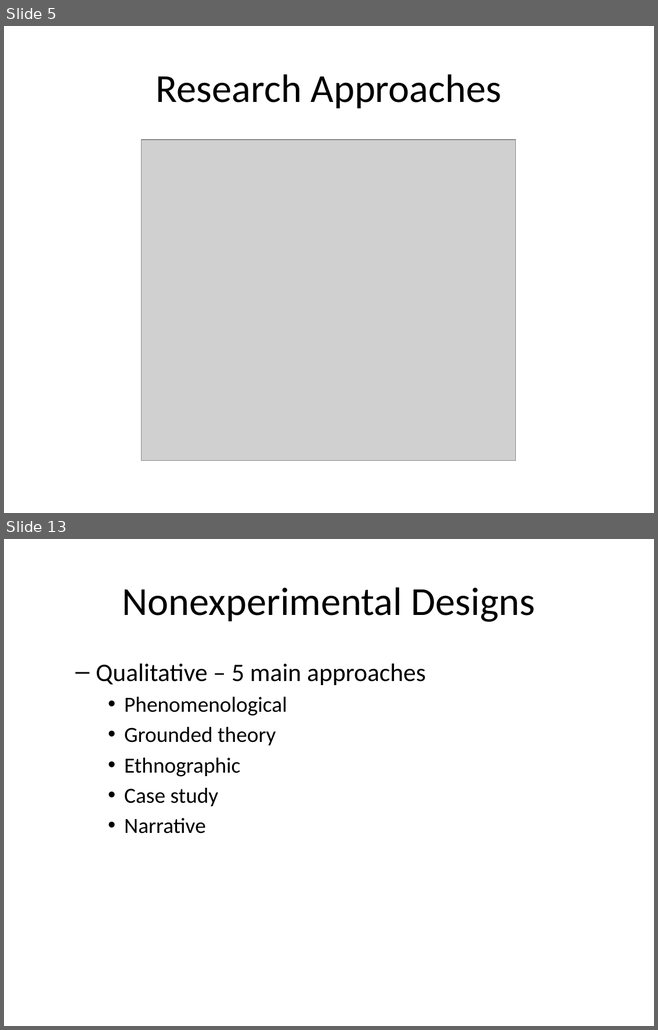
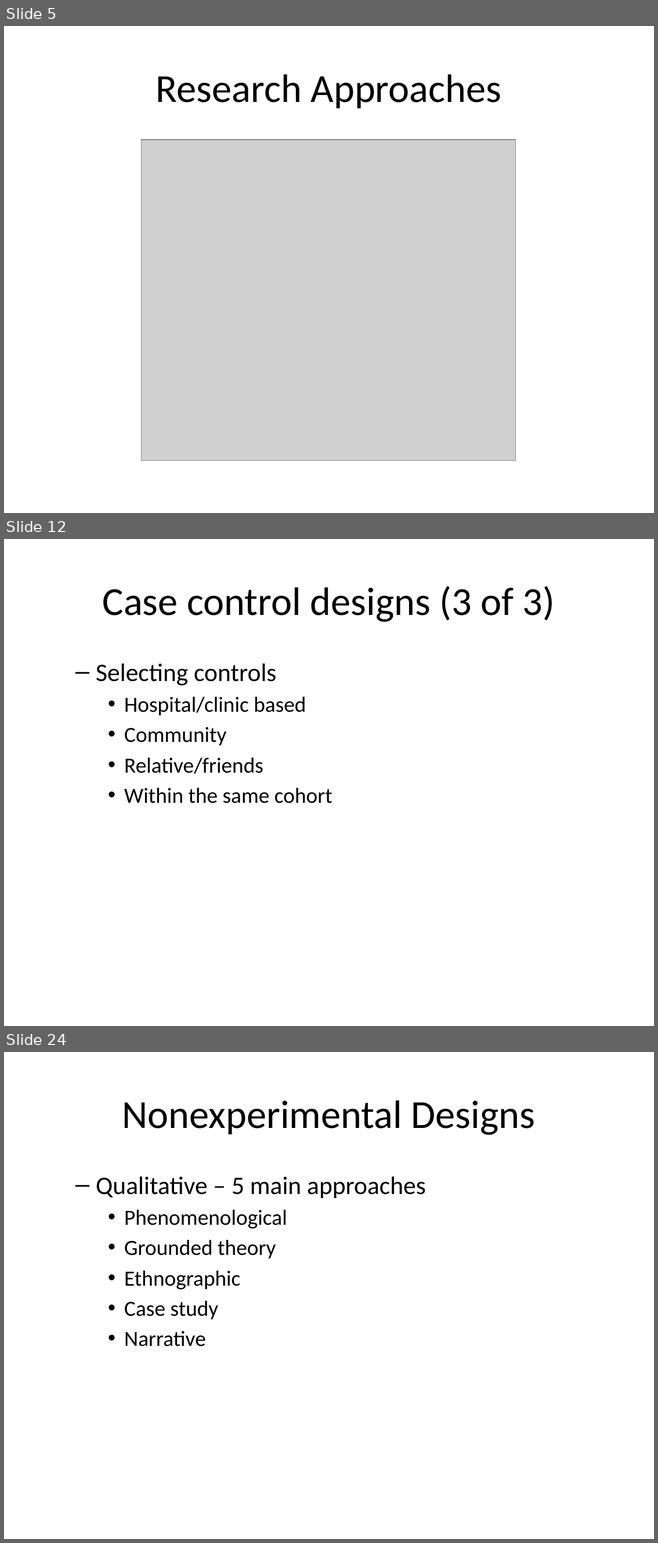
Before and after one commit to classes-medb/5510, a slide deck: src/video-06-non-experimental-studies.pptx. Shown one above the other, each under a label of ours: slides 5 and 13 before the commit, slides 5, 12 and 24 after it; the slides between them are not shown. The pictures are 658x1030 and 658x1543 pixels, drawn with LibreOffice and Linux fonts; fonts in the diff are those of the drawing; grey boxes stand for pictures. Boxes give left, top, right and bottom in pixels: in the first picture for what was removed or moved away, otherwise in the second. Text is boxed around its words. In the diff, an @@ line names an element or a change of style, - is before the commit and + after.

```diff
--- a/src/video-06-non-experimental-studies.pptx
+++ b/src/video-06-non-experimental-studies.pptx
@@ slide 12 added at <box>4,539,654,1026</box>, background #FFFFFF @@
@@ title added at <box>103,586,554,622</box>, 44 pt, text #000000 @@
+Case control designs (3 of 3)
@@ text added at <box>96,663,332,803</box>, 24 pt, text #000000 @@
+  – Selecting controls
+    • Hospital/clinic based
+    • Community
+    • Relative/friends
+    • Within the same cohort
@@ what was slide 13 is now slide 24 @@
```
Also in this commit, not shown: 20 other slides added, 3 slides removed, 7 other files.
